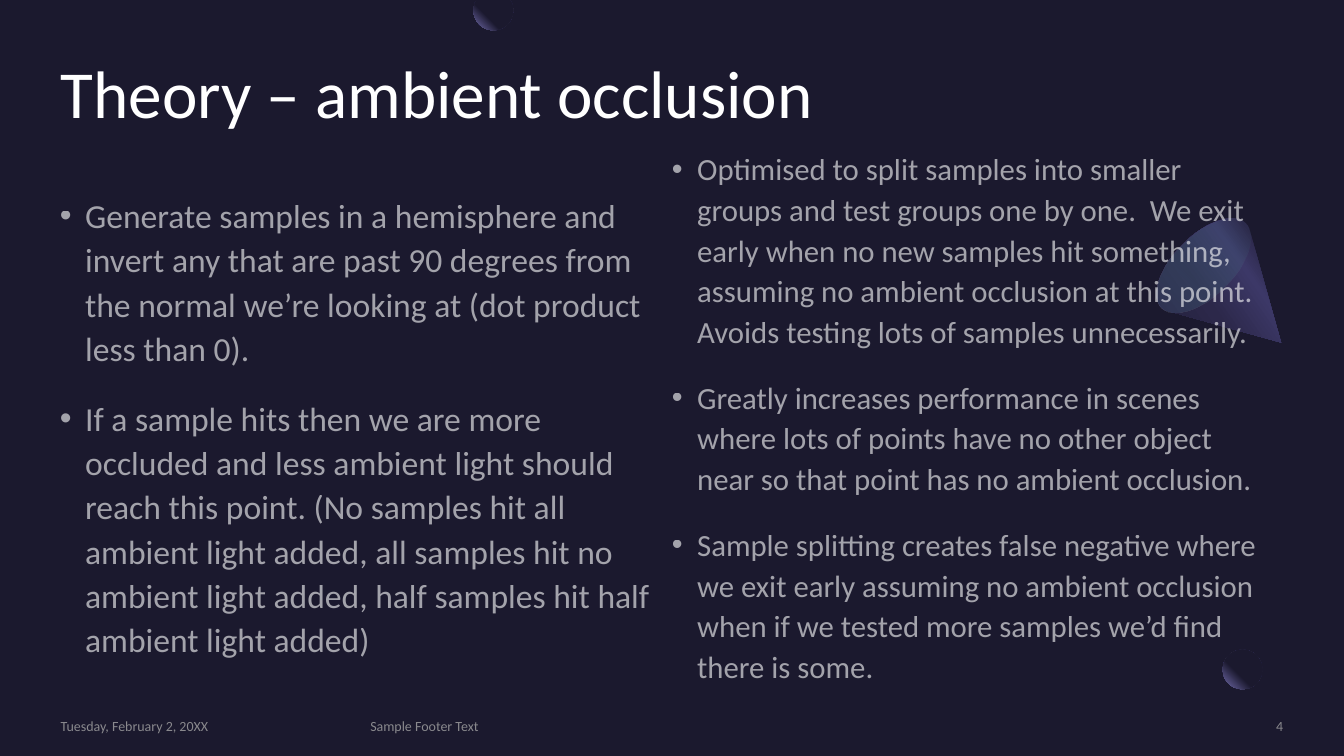
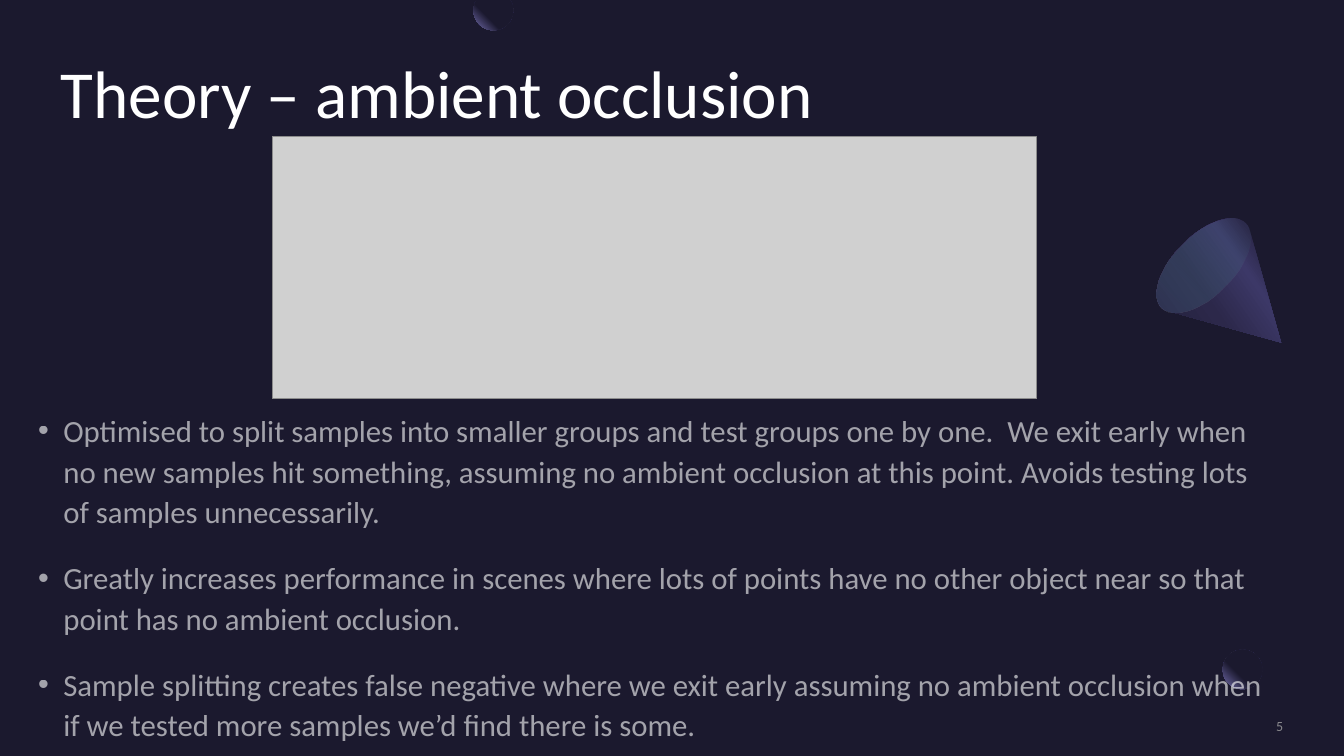
Before and after one commit to jtothec67/Ray-tracer, a slide deck: slide 5 of Presentation Title.pptx (slide 4 before the commit). Drawn at 1344x756 pixels with LibreOffice and Linux fonts; fonts in the diff are those of the drawing; grey boxes stand for pictures. Boxes give left, top, right and bottom in pixels: in the first picture for what was removed or moved away, otherwise in the second. Text is boxed around its words. In the diff, an @@ line names an element or a change of style, - is before the commit and + after.

```diff
--- a/Presentation Title.pptx
+++ b/Presentation Title.pptx
@@ picture added at <box>273,137,1037,399</box> @@
@@ text removed at <box>85,205,650,658</box> @@
-• Generate samples in a hemisphere and invert any that are past 90 degrees from the normal we’re looking at (dot product less than 0).
-• If a sample hits then we are more occluded and less ambient light should reach this point. (No samples hit all ambient light added, all samples hit no ambient light added, half samples hit half ambient light added)
@@ text "Optimised to split samples into ..." rewrapped from <box>697,159,1256,678</box> to <box>63,421,1262,741</box> @@
@@ text removed at <box>61,721,208,733</box> @@
-Tuesday, February 2, 20XX
@@ text removed at <box>370,721,478,733</box> @@
-Sample Footer Text
@@ page number at <box>1276,722,1283,731</box>: text changed @@
-4
+5
```
Also in this commit, not shown: 8 other slides changed, 10 slides added, 2 slides removed, 2 other files.
